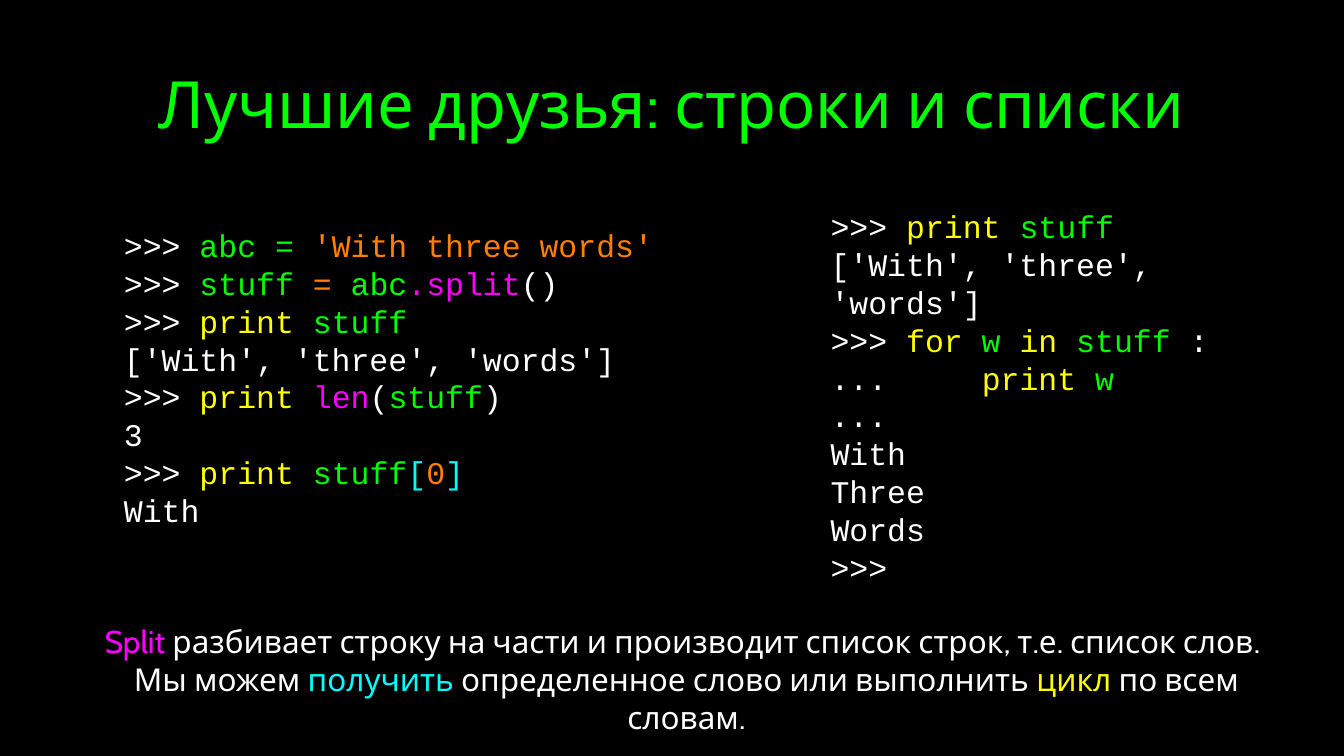
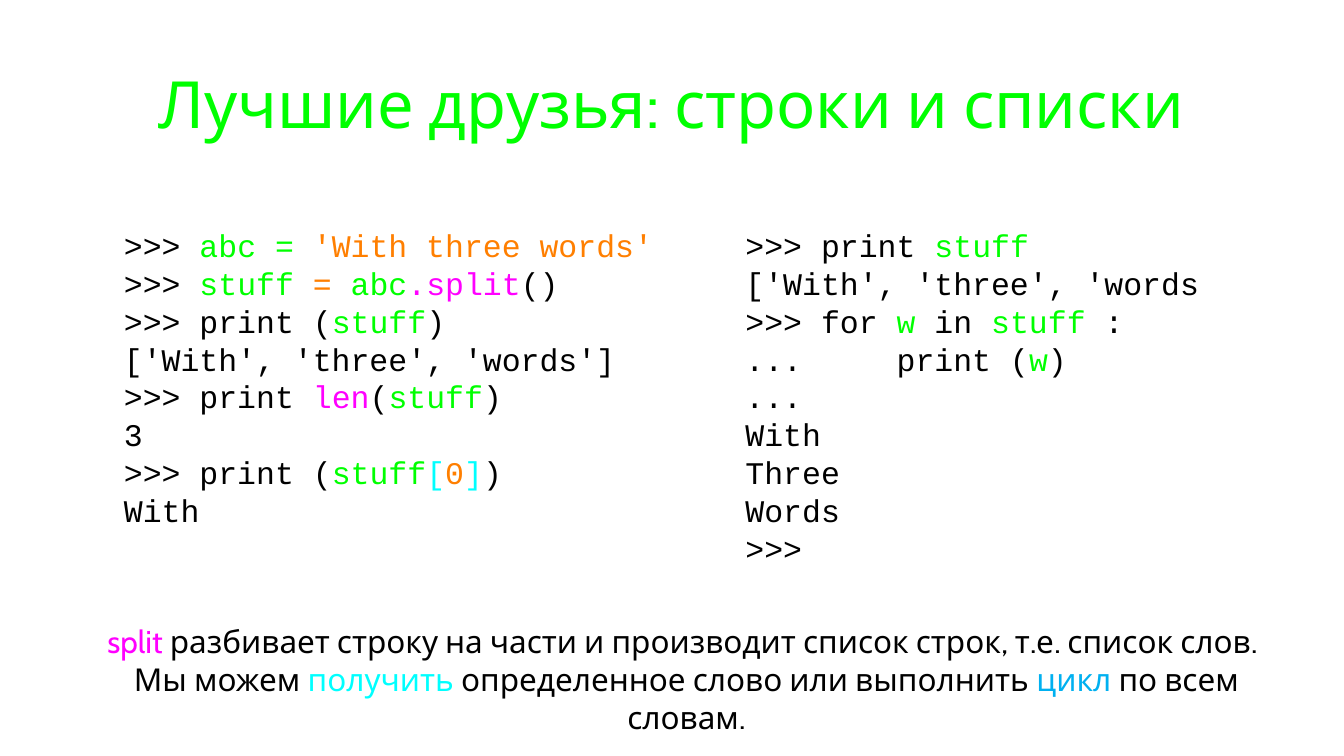
Before and after one commit to maxchv/LearnPython, a slide deck: slide 30 of week02/05.Lists.pptx (slide 25 before the commit). Drawn at 1344x756 pixels with LibreOffice and Linux fonts; fonts in the diff are those of the drawing. Boxes give left, top, right and bottom in pixels: in the first picture for what was removed or moved away, otherwise in the second. Text is boxed around its words. In the diff, an @@ line names an element or a change of style, - is before the commit and + after.

```diff
--- a/week02/05.Lists.pptx
+++ b/week02/05.Lists.pptx
@@ background #000000 to #FFFFFF @@
@@ text ">>> print stuff" moved from (x1=831, y1=216, x2=1170, y2=542) to (x1=745, y1=235, x2=1237, y2=523) @@
@@ text at (x1=124, y1=235, x2=653, y2=523): text colour #FFFFFF to #000000 in ">>>", ">>> abc.split()", "['With', 'three', 'words']", ">>> len(stuff)" and 2 more places; text colour #FFFF00 to #000000 in "print" @@
@@ text at (x1=745, y1=235, x2=1237, y2=523): text colour #FFFFFF to #000000 in ">>>", "['With', 'three', 'words']", ">>> :", "..." and 4 more places; text colour #FFFF00 to #000000 in "print", "for in" @@
@@ text at (x1=199, y1=310, x2=445, y2=340): text changed; text colour #FFFF00 to #000000 @@
->>> print stuff
+>>> print (stuff)
@@ text at (x1=897, y1=348, x2=1067, y2=378): text changed; text colour #FFFF00 to #000000 @@
-... print w
+... print (w)
@@ text at (x1=199, y1=461, x2=502, y2=491): text changed; text colour #FFFF00 to #000000 @@
->>> print stuff[0]
+>>> print (stuff[0])
@@ text at (x1=107, y1=629, x2=1251, y2=730): text changed; text colour #FFFFFF to #000000 @@
-Split разбивает строку на части и производит список строк, т.е. список слов. Мы можем получить определенное слово или выполнить цикл по всем словам.
+split разбивает строку на части и производит список строк, т.е. список слов. Мы можем получить определенное слово или выполнить цикл по всем словам.
```
Also in this commit, not shown: 27 other slides changed, 5 slides added, 2 other files.
